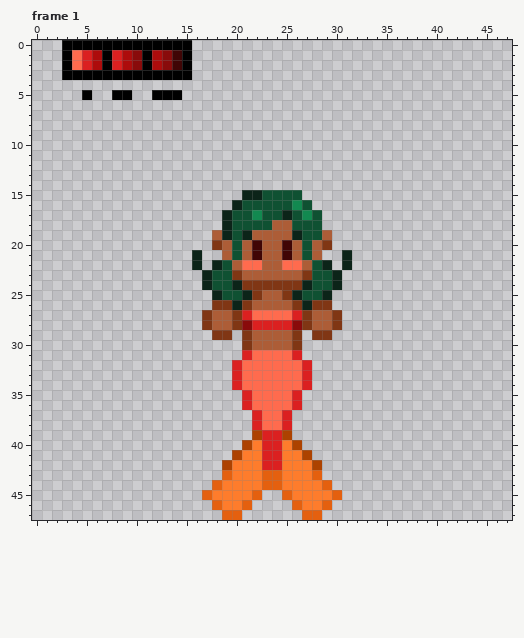
Pixel-art file: Aseprite/RedMermaid.aseprite. This is how it looked before the edit.
48x48 pixels, 26 frames. Shown: frame 1. The commit also changed other frames, which this record leaves out.
Now the later version:
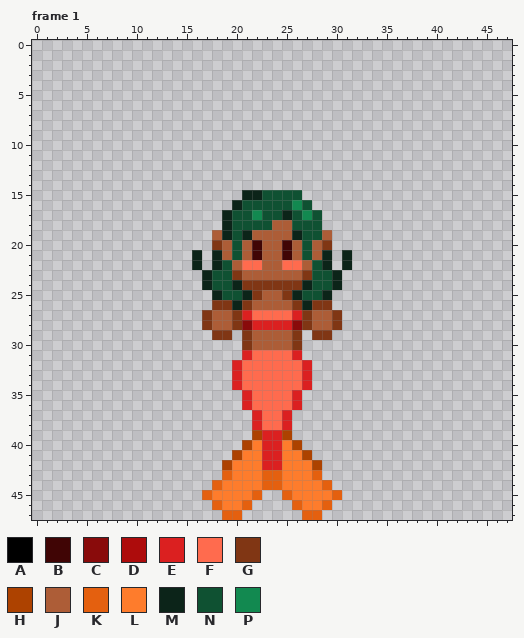
Palette (. is transparent): A #000000  B #400505  C #890b0b  D #ad0c0c  E #db2020  F #ff6b4e  G #803614  H #ad4200  J #ad5d37  K #e4600f  L #fe7c2c  M #0c2419  N #0f5132  P #128950
Commit message: correção sereia vermelha
Difference:
Changed rows in their new state; - is an unchanged pixel.
Frame 1:
first column x 3:
 0 .............
 1 .............
 2 .............
 3 .............
 5 --.--..--...-
first column x 18:
21 M----------M
